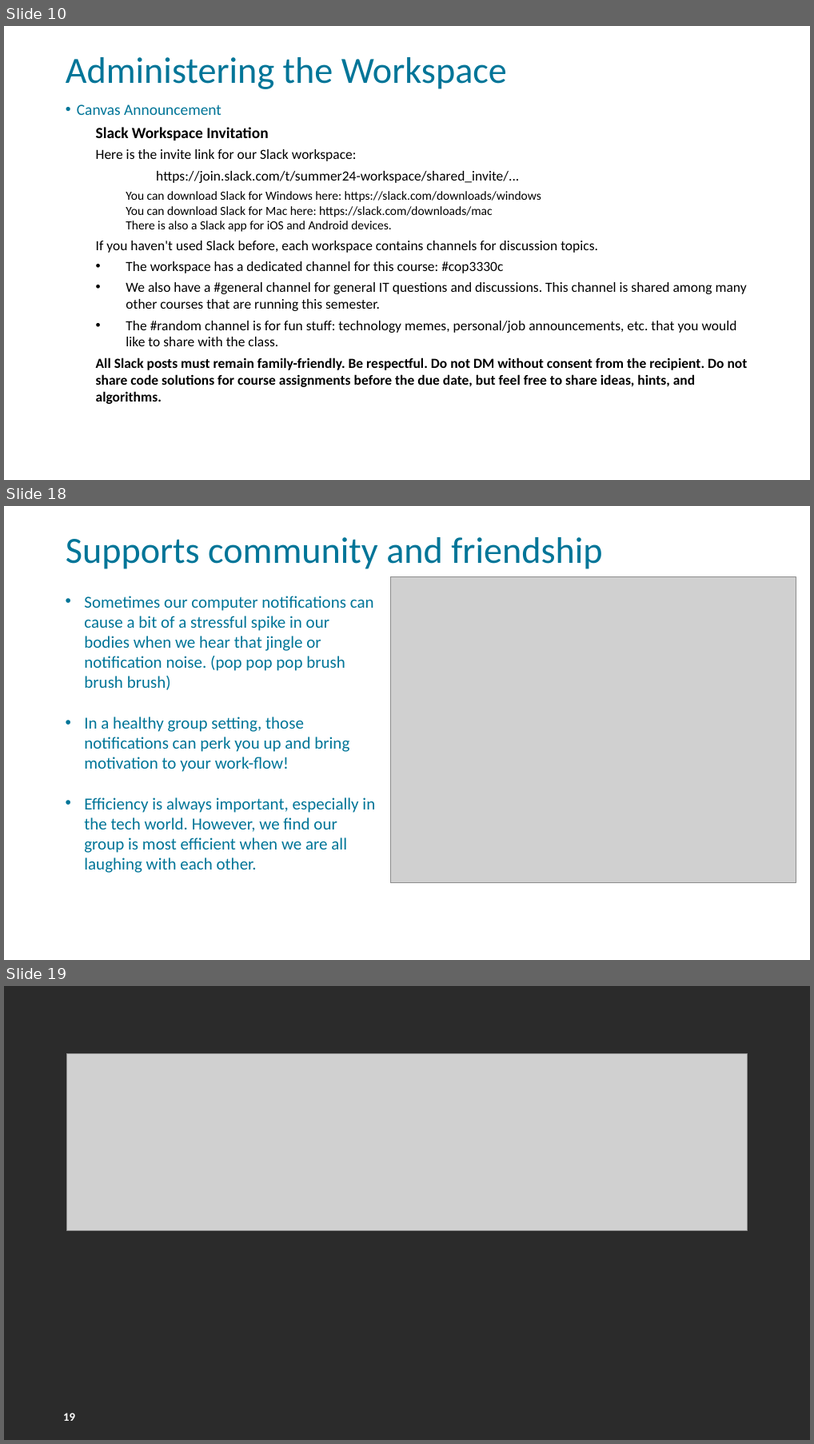
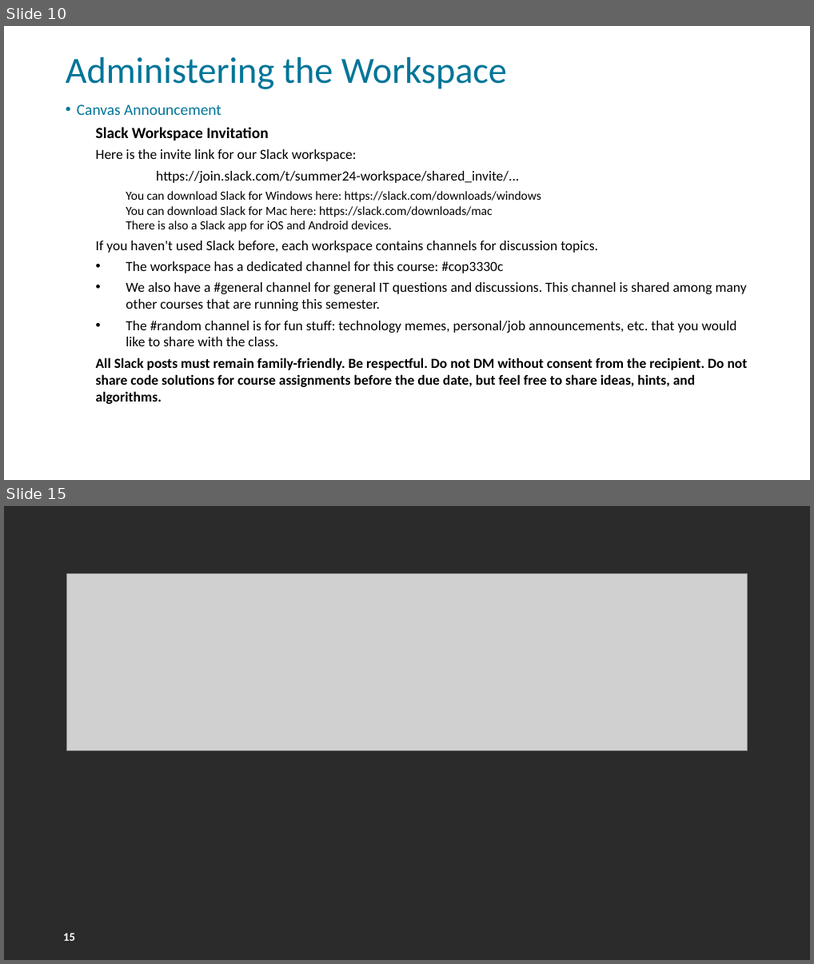
Before and after one commit to FSCJ-FacultyDev/HITEC2024, a slide deck: LeveragingSlackForStudentCollaboration.pptx. Shown one above the other, each under a label of ours: slides 10, 18 and 19 before the commit, slides 10 and 15 after it; the slides between them are not shown. The pictures are 814x1444 and 814x964 pixels, drawn with LibreOffice and Linux fonts; fonts in the diff are those of the drawing; grey boxes stand for pictures; background and template pictures are left out; a plain dark background stands for a picture behind light text. Boxes give left, top, right and bottom in pixels: in the first picture for what was removed or moved away, otherwise in the second. Text is boxed around its words. In the diff, an @@ line names an element or a change of style, - is before the commit and + after.

```diff
--- a/LeveragingSlackForStudentCollaboration.pptx
+++ b/LeveragingSlackForStudentCollaboration.pptx
@@ slide 18 removed at bbox=[4, 506, 810, 960], background picture (left out); not listed: 1 template element that a slide beside it also shows @@
@@ title removed at bbox=[66, 537, 602, 569] @@
-Supports community and friendship
@@ picture removed at bbox=[391, 576, 797, 882] @@
@@ text removed at bbox=[84, 596, 375, 872] @@
-• Sometimes our computer notifications can cause a bit of a stressful spike in our bodies when we hear that jingle or notification noise. (pop pop pop brush brush brush)
-• In a healthy group setting, those notifications can perk you up and bring motivation to your work-flow!
-• Efficiency is always important, especially in the tech world. However, we find our group is most efficient when we are all laughing with each other.
@@ what was slide 19 is now slide 15 @@
@@ page number at bbox=[63, 932, 75, 940]: text changed @@
-19
+15
```
Also in this commit, not shown: 1 slide changed, 3 slides added, 6 other slides removed.
